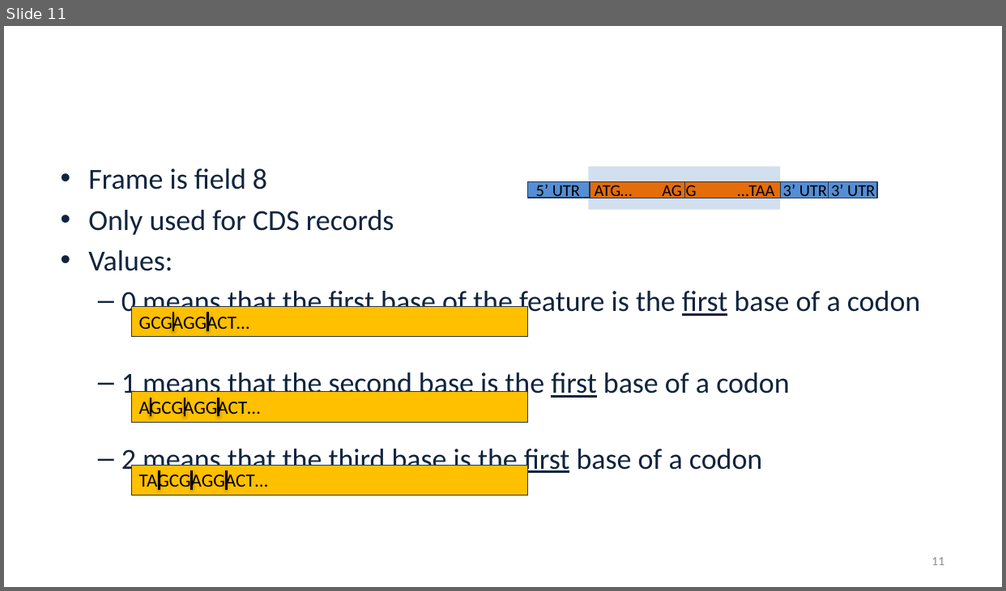
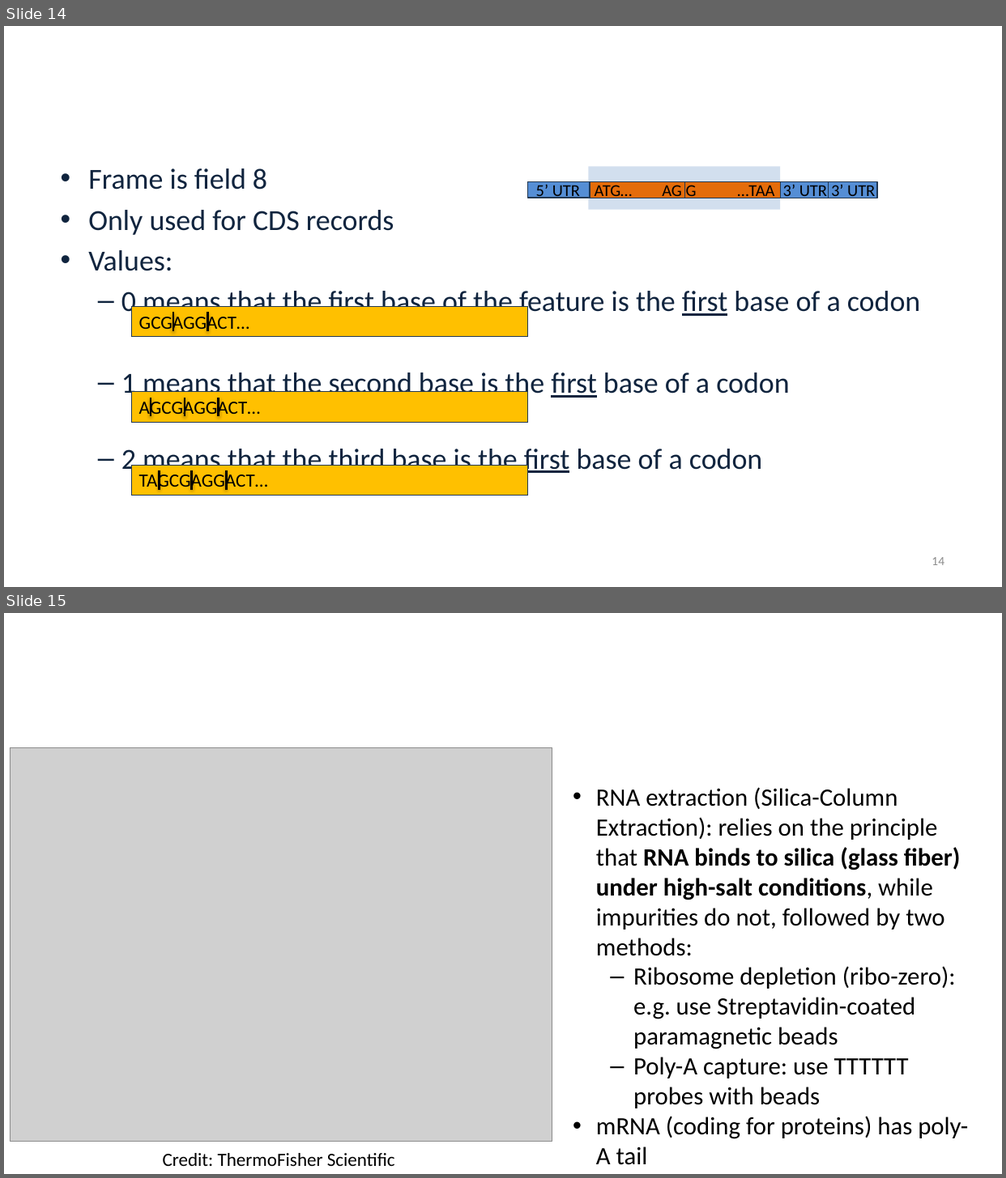
Before and after one commit to alekseyzimin/BME-Algorithms-for-Analysis-of-Genomic-Data, a slide deck: Lectures/Week 9 -- Transcript sequencing and Assembly.pptx. Shown one above the other, each under a label of ours: slide 11 before the commit, slides 14 and 15 after it. The pictures are 1006x591 and 1006x1178 pixels, drawn with LibreOffice and Linux fonts; fonts in the diff are those of the drawing; grey boxes stand for pictures; background and template pictures are left out. Boxes give left, top, right and bottom in pixels: in the first picture for what was removed or moved away, otherwise in the second. Text is boxed around its words. In the diff, an @@ line names an element or a change of style, - is before the commit and + after.

```diff
--- a/Lectures/Week 9 -- Transcript sequencing and Assembly.pptx
+++ b/Lectures/Week 9 -- Transcript sequencing and Assembly.pptx
@@ slide 15 added at <box>4,613,1002,1174</box>, background picture (left out) @@
@@ title added at <box>53,668,951,706</box>, 32.4 pt, text #FFFFFF @@
+How transcripts are obtained
@@ picture added at <box>10,747,552,1142</box> @@
@@ text added at <box>596,787,968,1165</box>, 24 pt, text #000000 @@
+• RNA extraction (Silica-Column Extraction): relies on the principle that RNA binds to silica (glass fiber) under high-salt conditions, while impurities do not, followed by two methods:
+  – Ribosome depletion (ribo-zero): e.g. use Streptavidin-coated paramagnetic beads
+  – Poly-A capture: use TTTTTT probes with beads
+• mRNA (coding for proteins) has poly-A tail
@@ text added at <box>163,1153,395,1166</box>, 18 pt, text #000000 @@
+Credit: ThermoFisher Scientific
@@ what was slide 11 is now slide 14 @@
@@ page number at <box>931,557,944,565</box>: text changed @@
-11
+14
```
Also in this commit, not shown: 4 slides changed, 3 other slides added.
